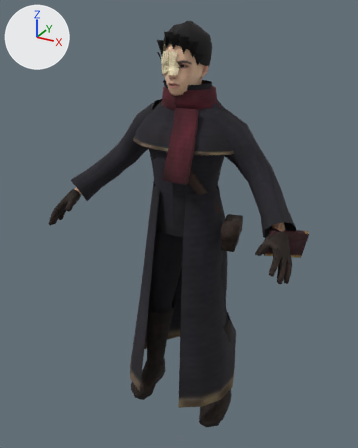
Renders of the glTF model public/models/personagens/ps2/npc_11_detetive.glb from each side of a commit.
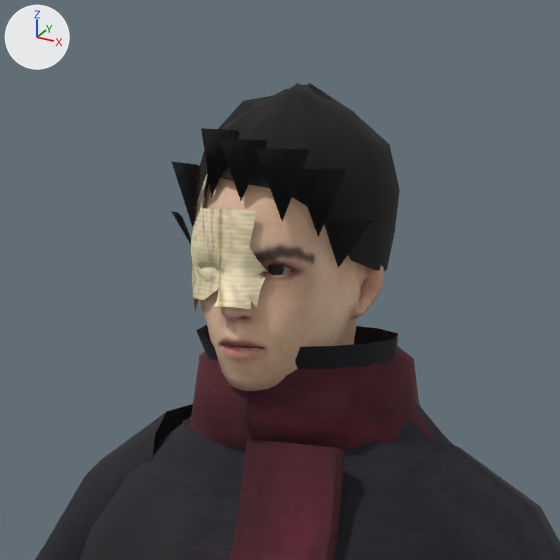
Each version is shown whole from a 50 mm camera at (0.889, -1.716, 1.715) aimed at (-0.026, -0.053, 0.884), then close up on the part from 32% to 70% of the width and 0% to 31% of the height. The lights are fixed; the arrows at upper left show +X, +Y and +Z. The last two pictures show the newer version. Vertices at exactly the same position are counted once.

Objects in the first close-up: 'corpo', 'roupa' and 1 more.
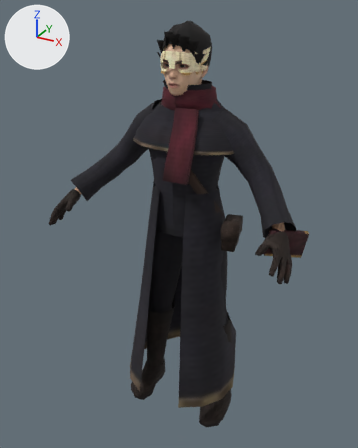
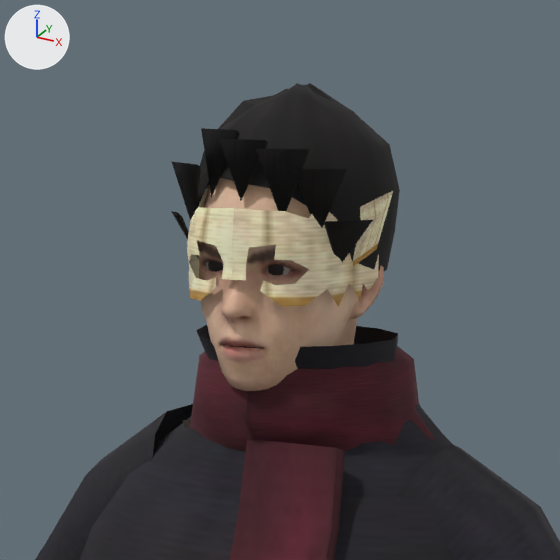
Boxes [x1, y1, x2, y2] around the edits, measured in the close-ups (560 x 560 px; the box of a moved part takes in the faces that stretch with it):
part 1 of me_roupa, moved or reshaped: before [183, 175, 268, 428]; after [183, 189, 393, 428]
part 2 of me_roupa, surface changed: before [200, 196, 256, 280]; after [190, 203, 255, 280]

Diff of the bpy script that builds the scene:
```diff
--- a/public/models/personagens/ps2/npc_11_detetive.glb.py
+++ b/public/models/personagens/ps2/npc_11_detetive.glb.py
@@ me_roupa @@
 # used by ob_roupa; location = (0.0, 0.0, 0.0)
-me_roupa.from_pydata(...)  # 1759 vertices, 2988 faces; spans x -0.52..0.53, y -0.34..0.21, z -0.02..1.67
+me_roupa.from_pydata(...)  # 1768 vertices, 2970 faces; spans x -0.52..0.53, y -0.34..0.21, z -0.02..1.67
+# me_roupa part 1
+# 50 vertices are removed from x -0.07..0.02, y -0.17..-0.07, z 1.48..1.57
+# 119 faces are deleted
+# 11 vertices move from x -0.04..0.02, y -0.15..-0.12, z 1.5..1.6 to x -0.08..0.07, y -0.15..-0.04, z 1.5..1.54
+# 59 vertices are added at x -0.1..0.1, y -0.16..-0.04, z 1.49..1.59
+# 101 new faces join them
+# me_roupa part 2: 20 kept faces spanning x -0.08..0.02, y -0.15..-0.07, z 1.49..1.59 get new texture (UV) coordinates
 me_roupa.materials.append(mat_roupa_ps2)
```
